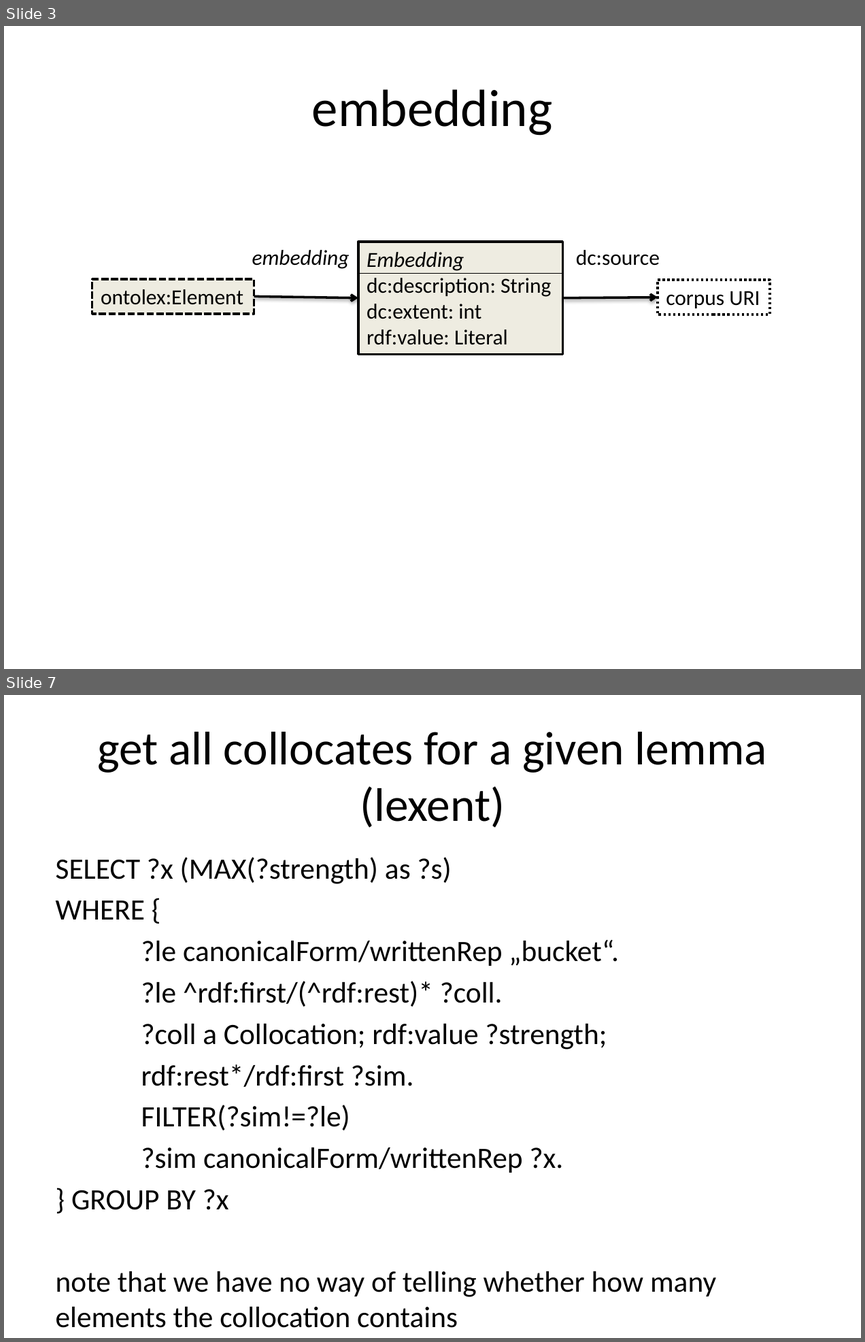
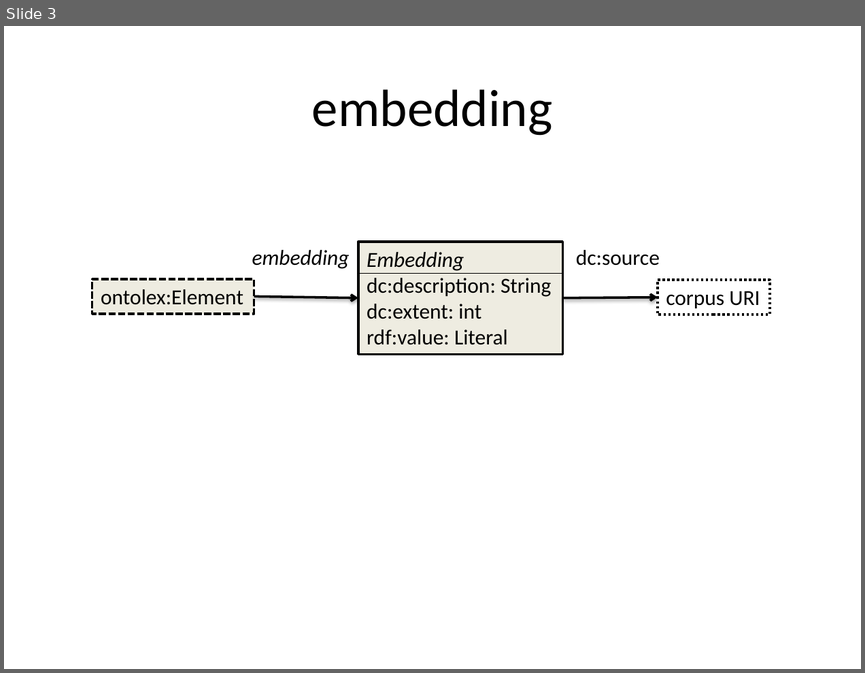
Before and after one commit to ontolex/frequency-attestation-corpus-information, a slide deck: img/source.pptx. Shown one above the other, each under a label of ours: slides 3 and 7 before the commit, slide 3 after it; the slides between them are not shown. The pictures are 865x1342 and 865x673 pixels, drawn with LibreOffice and Linux fonts; fonts in the diff are those of the drawing. Boxes give left, top, right and bottom in pixels: in the first picture for what was removed or moved away, otherwise in the second. Text is boxed around its words. In the diff, an @@ line names an element or a change of style, - is before the commit and + after.

Commit message:
collocation / similarity

```diff
--- a/img/source.pptx
+++ b/img/source.pptx
@@ slide 7 removed at (4, 695, 861, 1338), background #FFFFFF @@
@@ title removed at (97, 732, 767, 828) @@
-get all collocates for a given lemma (lexent)
@@ text removed at (56, 857, 716, 1327) @@
-SELECT ?x (MAX(?strength) as ?s)
-WHERE {
-?le canonicalForm/writtenRep „bucket“.
-?le ^rdf:first/(^rdf:rest)* ?coll.
-?coll a Collocation; rdf:value ?strength;
-rdf:rest*/rdf:first ?sim.
-FILTER(?sim!=?le)
-?sim canonicalForm/writtenRep ?x.
-} GROUP BY ?x
-note that we have no way of telling whether how many elements the collocation contains
```
Also in this commit, not shown: 1 slide changed, 6 other slides removed, 1 other file.
